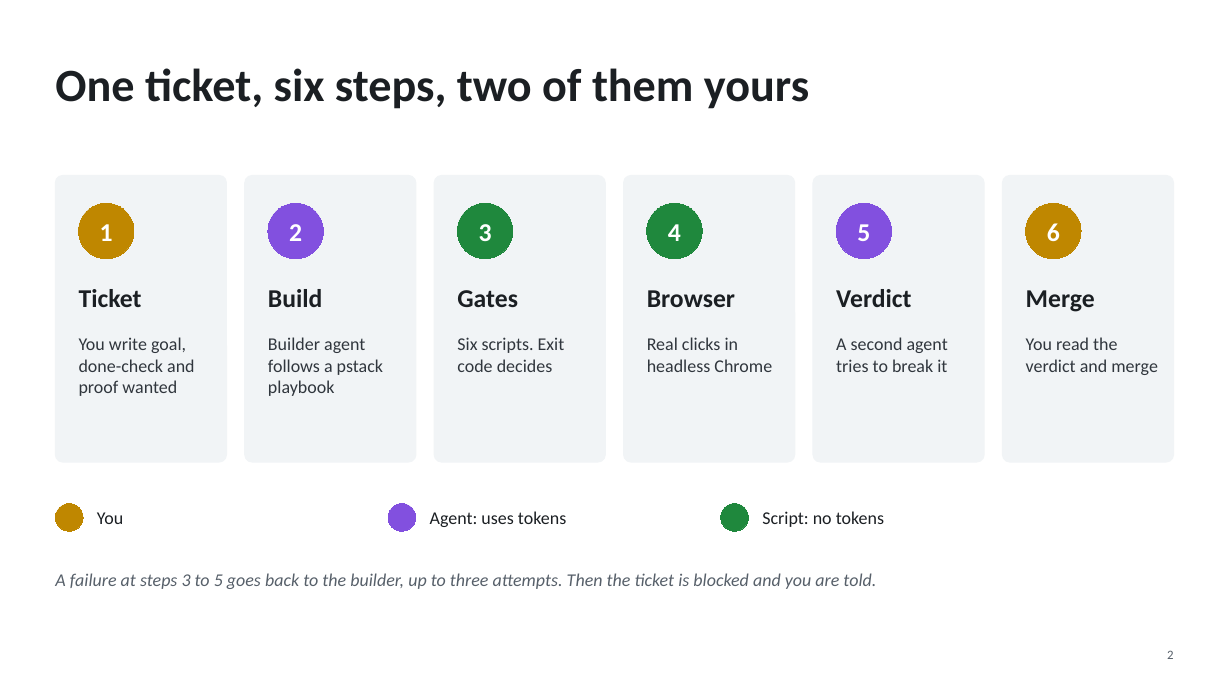
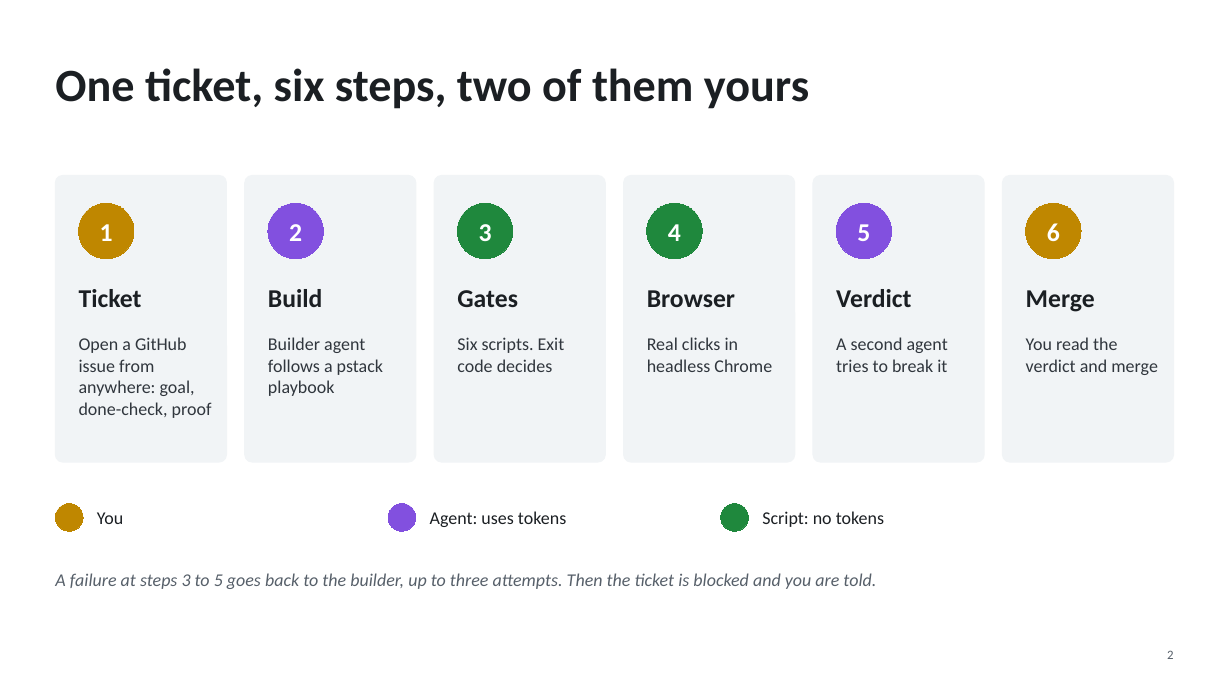
Before and after one commit to Chenophobia/Achentic, a slide deck: slide 2 of Agentic dev cycle.pptx. Drawn at 1232x693 pixels with LibreOffice and Linux fonts; fonts in the diff are those of the drawing. Boxes give left, top, right and bottom in pixels: in the first picture for what was removed or moved away, otherwise in the second. Text is boxed around its words. In the diff, an @@ line names an element or a change of style, - is before the commit and + after.

```diff
--- a/Agentic dev cycle.pptx
+++ b/Agentic dev cycle.pptx
@@ text at box(79, 337, 212, 418): text changed @@
-You write goal, done-check and proof wanted
+Open a GitHub issue from anywhere: goal, done-check, proof
```
Also in this commit, not shown: 5 other slides changed, 29 other files.
